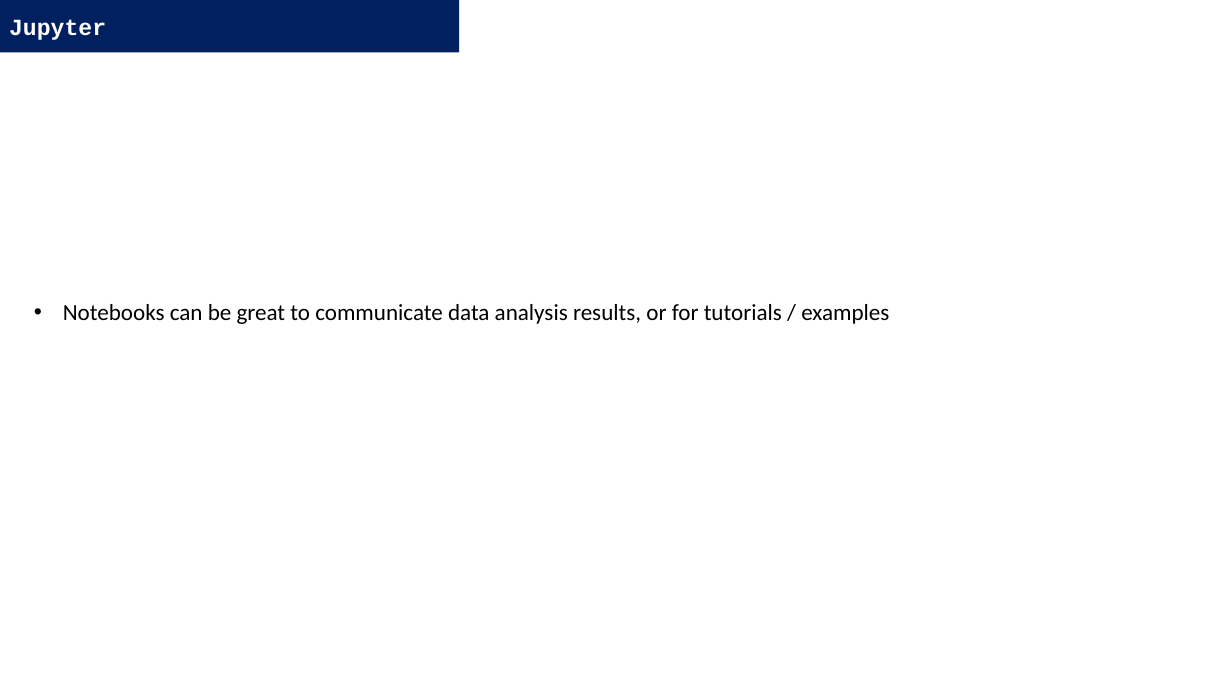
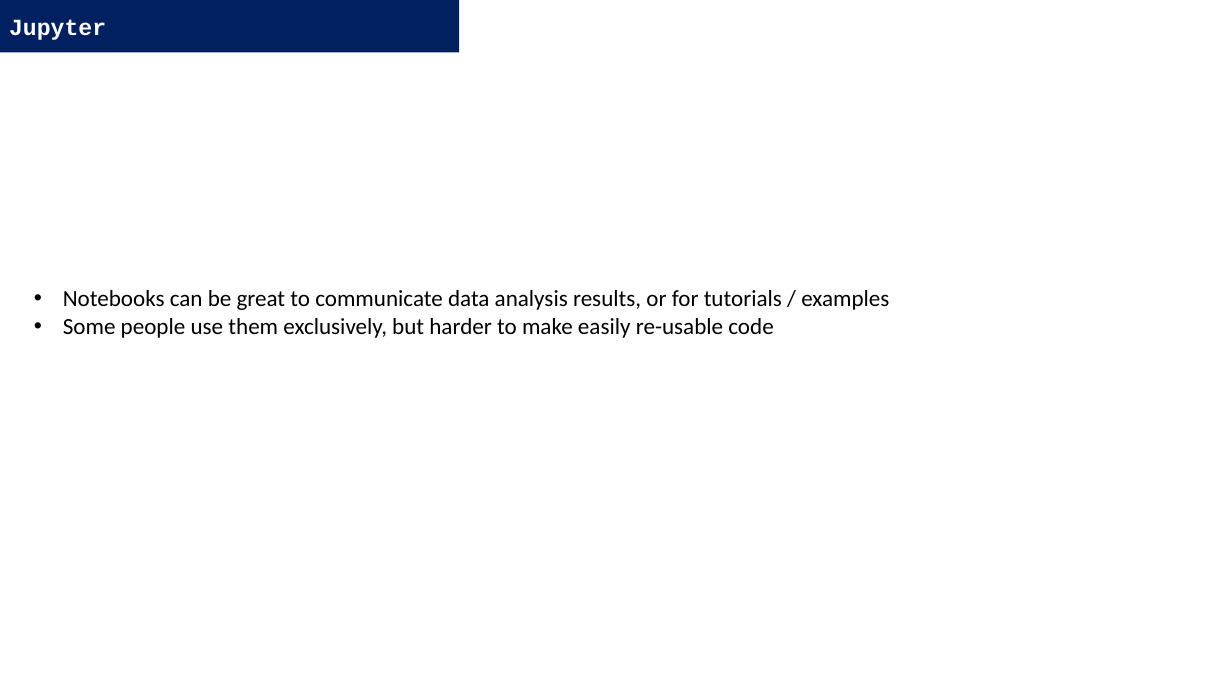
Before and after one commit to DominiqueMakowski/teaching, a slide deck: slide 59 of Python/2022_Zurich/AdvancedPython_2022.pptx (slide 57 before the commit). Drawn at 1232x693 pixels with LibreOffice and Linux fonts; fonts in the diff are those of the drawing. Boxes give left, top, right and bottom in pixels: in the first picture for what was removed or moved away, otherwise in the second. Text is boxed around its words. In the diff, an @@ line names an element or a change of style, - is before the commit and + after.

```diff
--- a/Python/2022_Zurich/AdvancedPython_2022.pptx
+++ b/Python/2022_Zurich/AdvancedPython_2022.pptx
@@ text at [63,318,773,338]: paragraph added @@
+• Some people use them exclusively, but harder to make easily re-usable code
```
Also in this commit, not shown: 27 other slides changed, 5 slides added.
